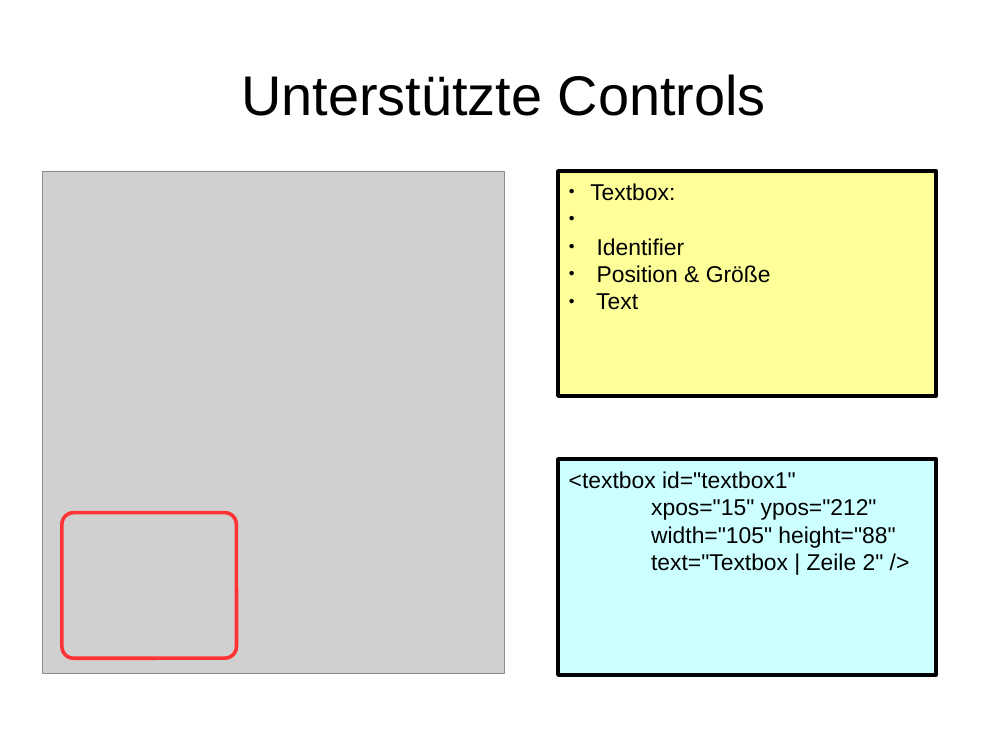
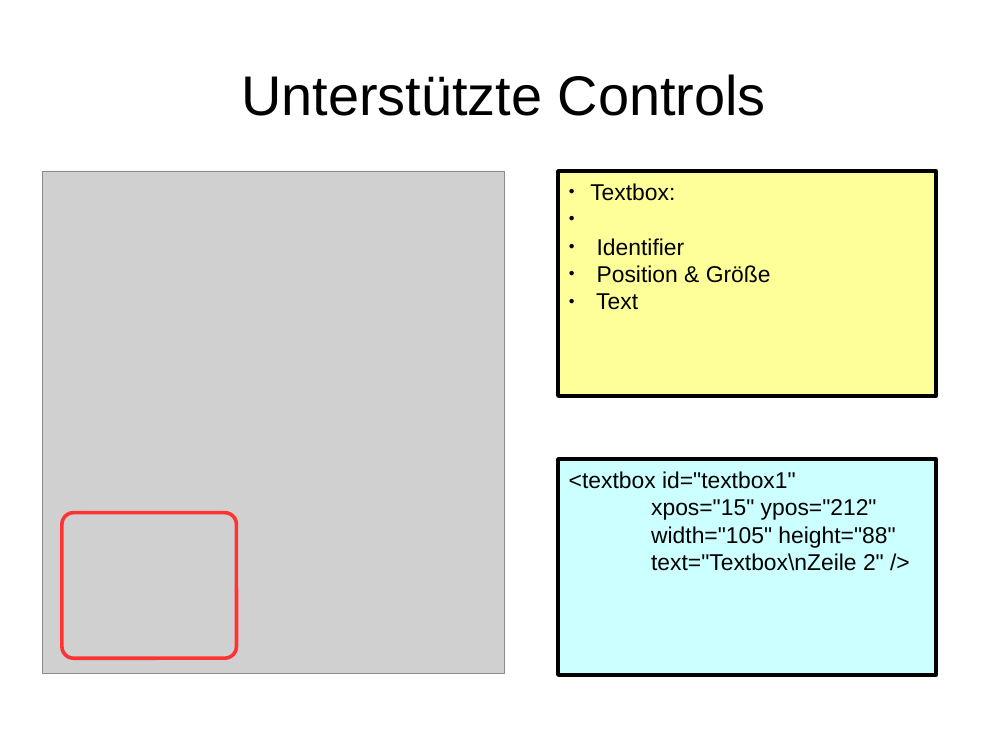
Before and after one commit to hheimbuerger/yaxgl, a slide deck: slide 17 of documents/Praesentationen/Praesentation XML-GUI.odp (slide 19 before the commit). Drawn at 1008x756 pixels with LibreOffice and Linux fonts; fonts in the diff are those of the drawing; grey boxes stand for pictures; background and template pictures are left out. Boxes give left, top, right and bottom in pixels: in the first picture for what was removed or moved away, otherwise in the second. Text is boxed around its words. In the diff, an @@ line names an element or a change of style, - is before the commit and + after.

```diff
--- a/documents/Praesentationen/Praesentation XML-GUI.odp
+++ b/documents/Praesentationen/Praesentation XML-GUI.odp
@@ text in rectangle at [651,553,884,571]: text changed @@
-text="Textbox | Zeile 2" />
+text="Textbox\nZeile 2" />
```
Also in this commit, not shown: 4 other slides changed, 3 slides added.
